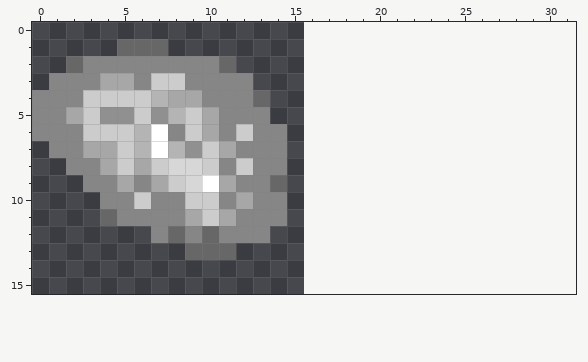
Pixel-art file, stored at Games/2023GameOff/Assets/Sprites/ores/IronOre_1.aseprite. This is how it looked before the edit.
16x16 pixels, 1 frame. Colours within 5 levels of each other are drawn and written as one. The old version is drawn lined up with the new one, on the new canvas.
The same view after the edit:
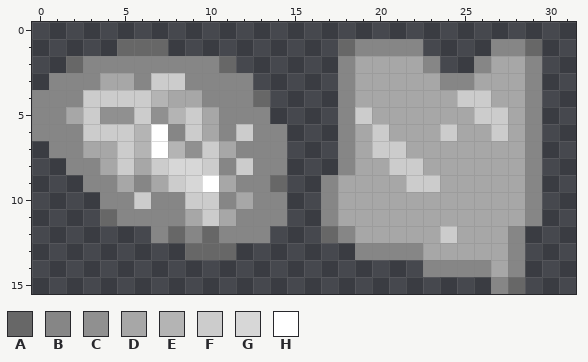
Palette (. is transparent): A #676767  B #868686  C #909090  D #a7a7a7  E #b4b4b4  F #cccccc  G #d7d7d7  H #ffffff
The exact change:
canvas 16x16 -> 32x16
y 1: x 18..22 ..... -> ABBBB; x 27..29 ... -> BBA
y 2: x 18..23 ...... -> BDDDDB; x 26..29 .... -> BDDB
y 3: x 18..29 ............ -> BDDDDDBBDDDB
y 4: x 18..29 ............ -> BDDDDDDFFDDB
y 5: x 18..29 ............ -> BFDDDDDDFFDB
y 6: x 18..29 ............ -> BDFDDDFDDFDB
y 7: x 18..29 ............ -> BDFFDDDDDDDB
y 8: x 18..29 ............ -> BDDFFDDDDDDB
y 9: x 17..29 ............. -> BDDDDFFDDDDDB
y 10..11: x 17..29 ............. -> BDDDDDDDDDDDB
y 12: x 17..28 ............ -> ABDDDDDFDDDB
y 13: x 19..28 .......... -> BBBBDDDDDB
y 14: x 23..28 ...... -> BBBBDB
y 15: x 27..28 .. -> BA
Boxes around the changes in both pictures, in picture pixels (x1, y1, x2, y2):
added: (321, 39, 542, 294)
